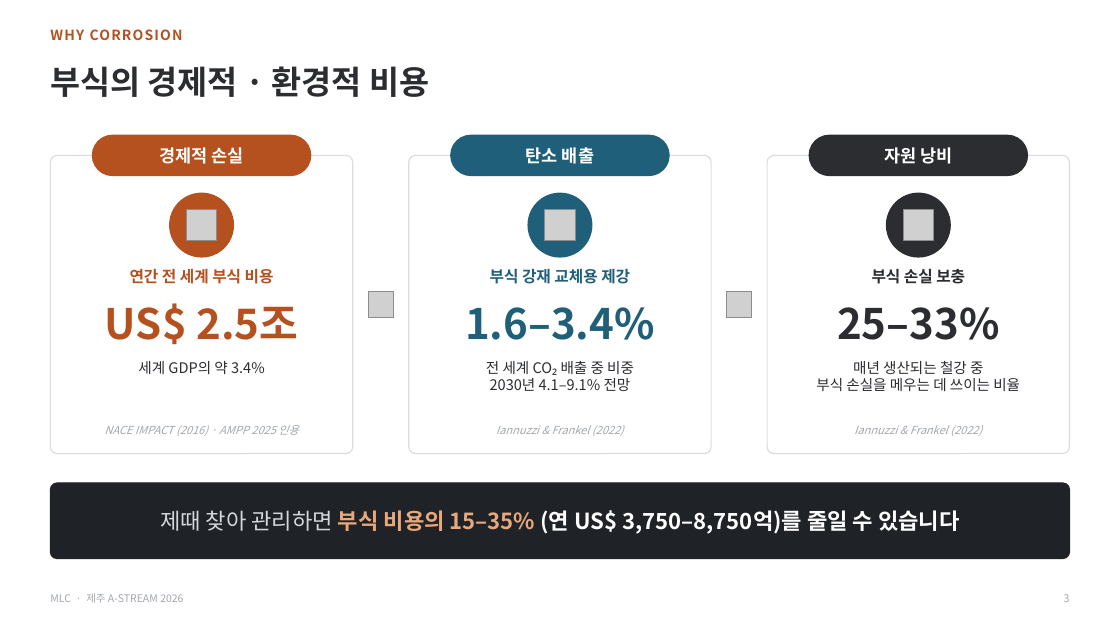
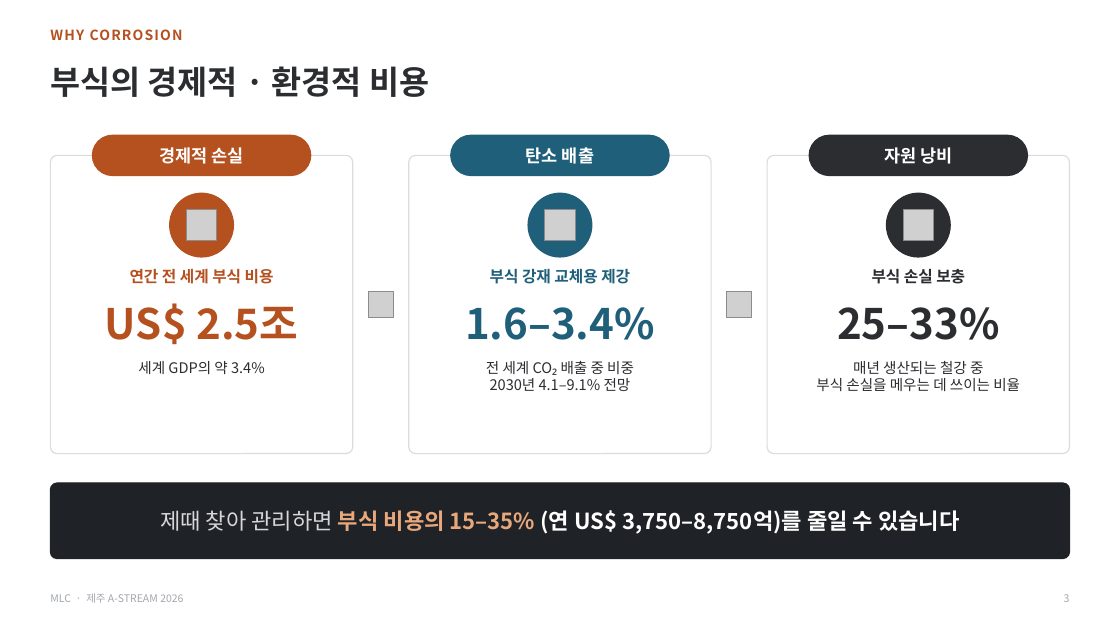
Before and after one commit to zscfvgbb-cmyk/PPT, a slide deck: slide 3 of MLC_IR_A-STREAM2026_v3.pptx. Drawn at 1120x630 pixels with LibreOffice and Linux fonts; fonts in the diff are those of the drawing; grey boxes stand for pictures. Boxes give left, top, right and bottom in pixels: in the first picture for what was removed or moved away, otherwise in the second. Text is boxed around its words. In the diff, an @@ line names an element or a change of style, - is before the commit and + after.

```diff
--- a/MLC_IR_A-STREAM2026_v3.pptx
+++ b/MLC_IR_A-STREAM2026_v3.pptx
@@ text removed at [104,425,298,436] @@
-NACE IMPACT (2016) · AMPP 2025 인용
@@ text removed at [496,425,624,436] @@
-Iannuzzi & Frankel (2022)
@@ text removed at [854,425,982,436] @@
-Iannuzzi & Frankel (2022)
```
Also in this commit, not shown: 4 other slides changed, 1 other file.
